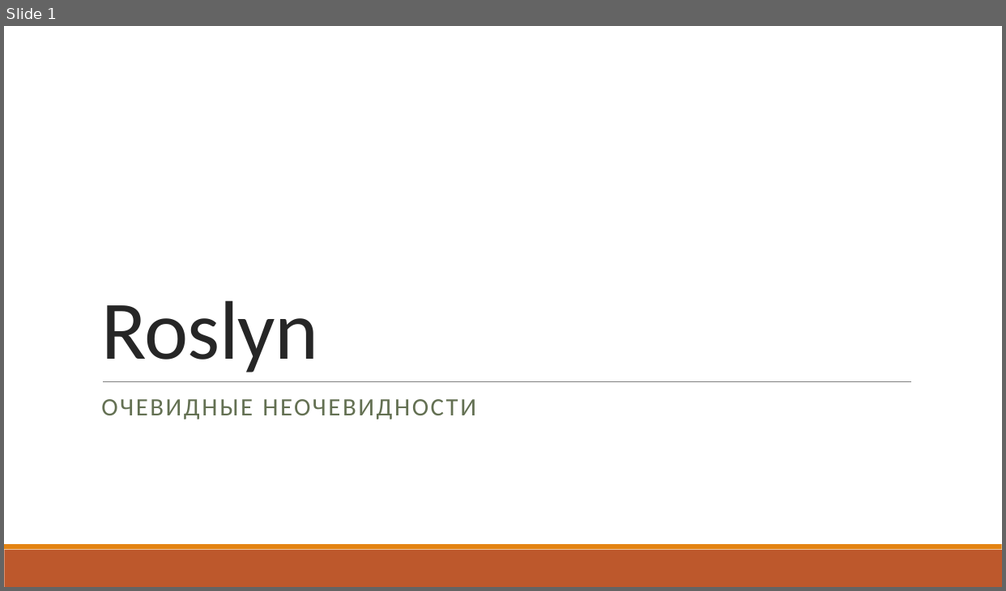
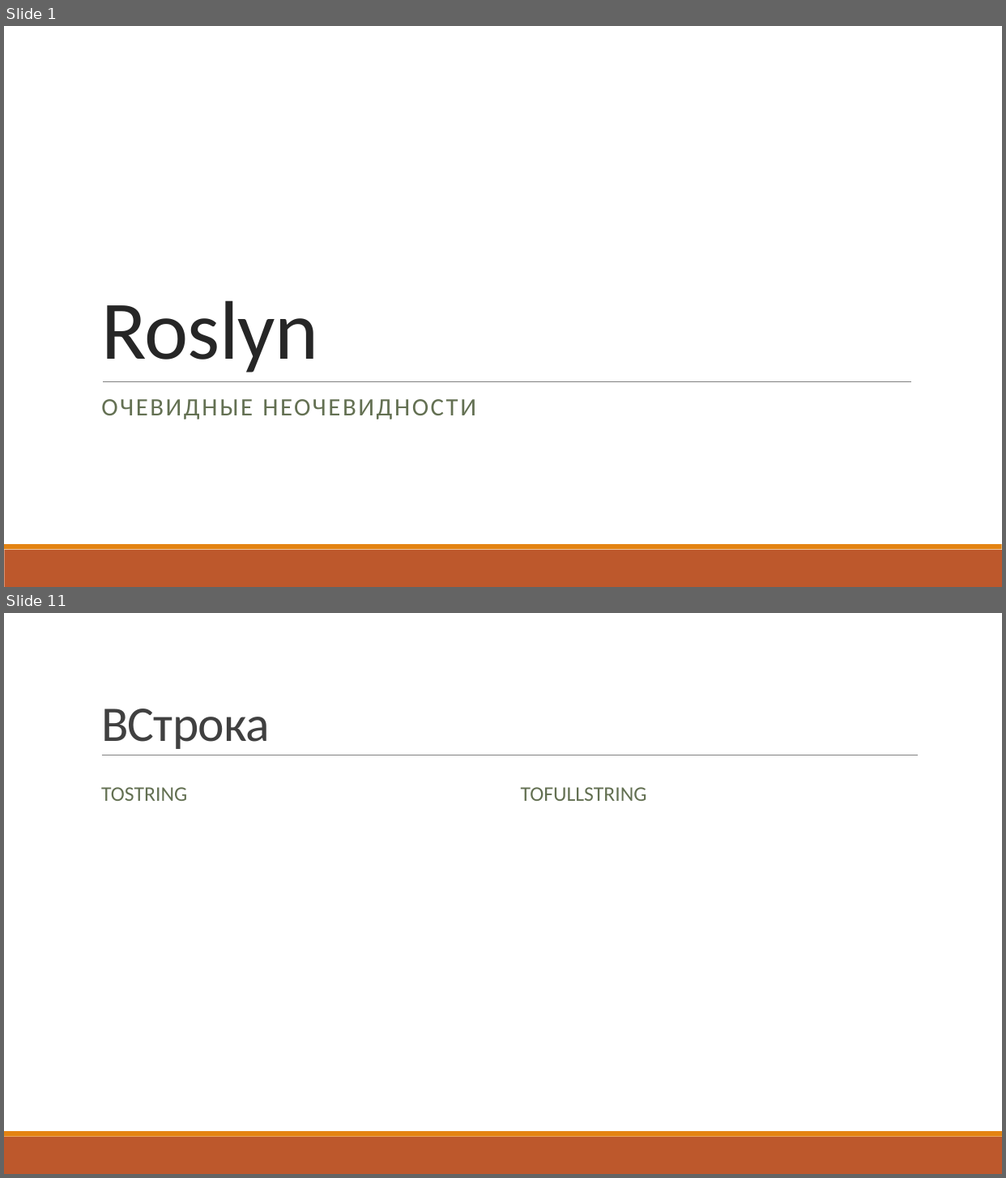
Before and after one commit to kugushev/presentations, a slide deck: P.pptx. Shown one above the other, each under a label of ours: slide 1 before the commit, slides 1 and 11 after it; the slides between them are not shown. The pictures are 1006x591 and 1006x1178 pixels, drawn with LibreOffice and Linux fonts; fonts in the diff are those of the drawing. Boxes give left, top, right and bottom in pixels: in the first picture for what was removed or moved away, otherwise in the second. Text is boxed around its words. In the diff, an @@ line names an element or a change of style, - is before the commit and + after.

```diff
--- a/P.pptx
+++ b/P.pptx
@@ slide 11 added at [4, 613, 1002, 1174], background #FFFFFF; not listed: 2 template elements that a slide beside it also shows @@
@@ title added at [101, 709, 270, 749], 48 pt, text #404040 @@
+ВСтрока
@@ line added from (102, 756) to (918, 756), #808080 0.5 pt @@
@@ text added at [101, 787, 187, 801], 20 pt, text #637052 @@
+TOSTRING
@@ text added at [521, 787, 647, 801], 20 pt, text #637052 @@
+TOFULLSTRING
```
Also in this commit, not shown: 20 other slides added, 2 slides removed, 12 other files.
